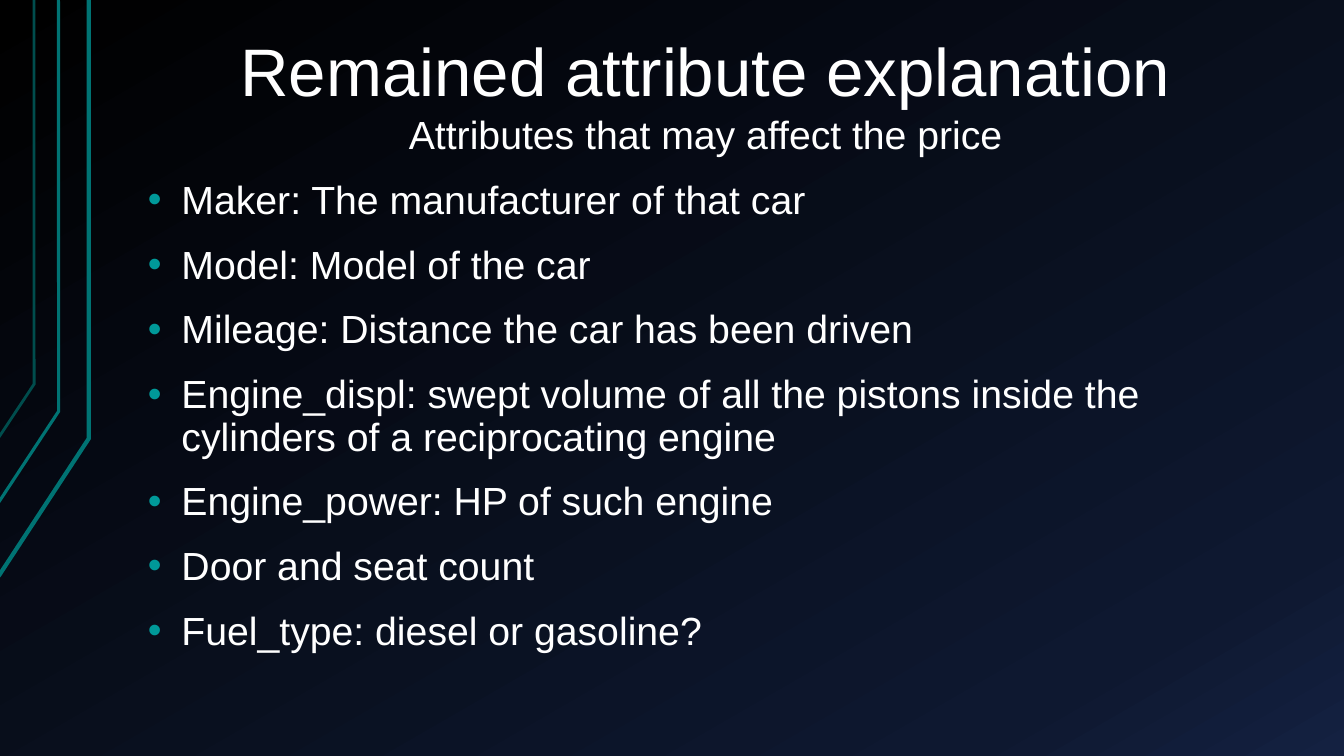
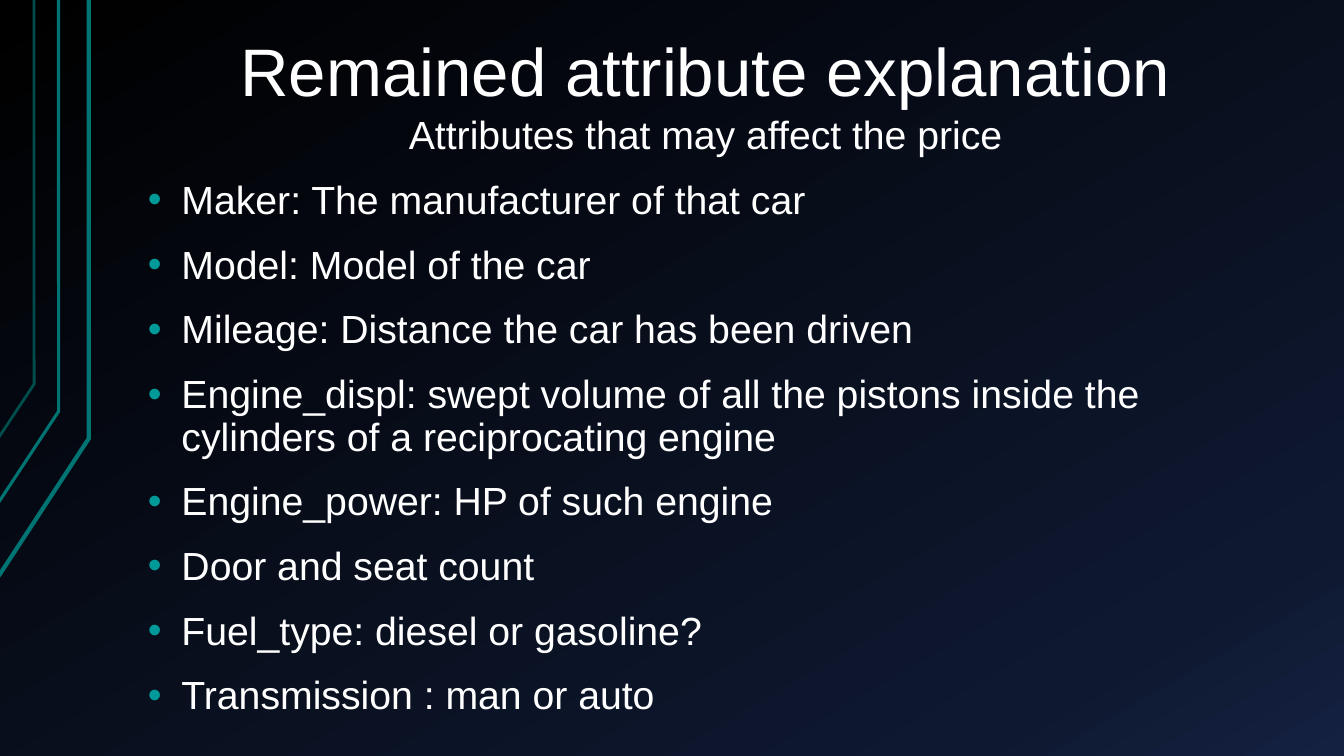
Before and after one commit to Alfons0329/Machine_Learning_Fall_2017, a slide deck: slide 7 of Final_proj/Presentation.pptx. Drawn at 1344x756 pixels with LibreOffice and Linux fonts; fonts in the diff are those of the drawing. Boxes give left, top, right and bottom in pixels: in the first picture for what was removed or moved away, otherwise in the second. Text is boxed around its words. In the diff, an @@ line names an element or a change of style, - is before the commit and + after.

```diff
--- a/Final_proj/Presentation.pptx
+++ b/Final_proj/Presentation.pptx
@@ text at <box>181,680,654,710</box>: paragraph added @@
+• Transmission : man or auto
```
Also in this commit, not shown: 2 other slides changed, 10 slides added.
